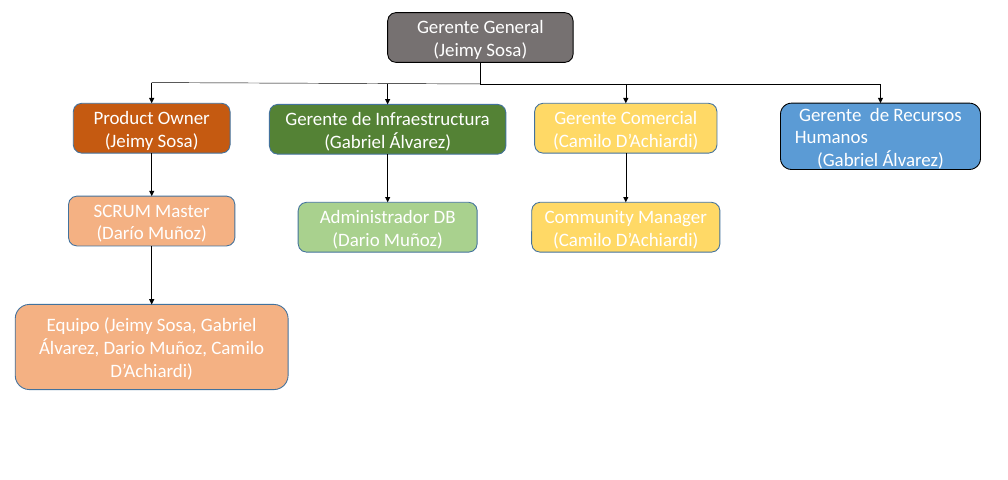
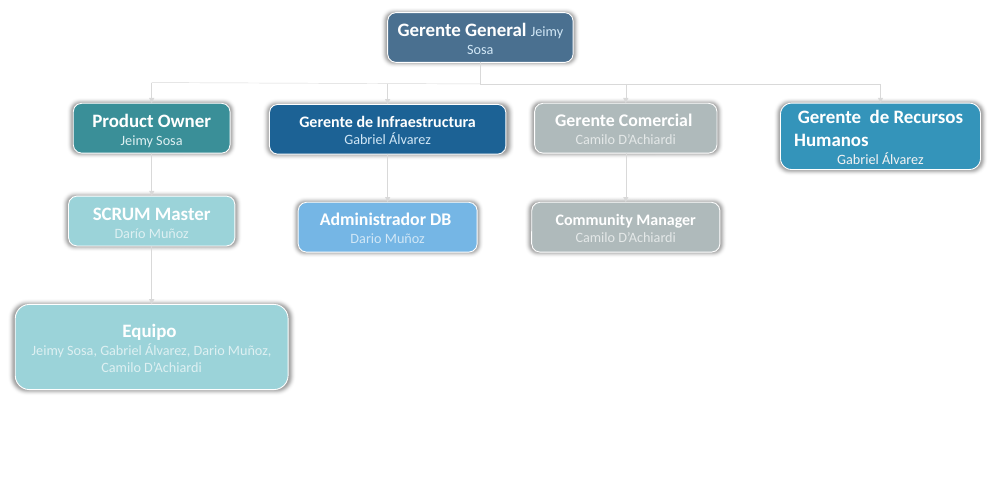
Before and after one commit to jrsosago/HPS, a slide deck: slide 1 of Gerencia del Proyecto/Roles/OrganigramaEquipo.pptx. Drawn at 1008x480 pixels with LibreOffice and Linux fonts; fonts in the diff are those of the drawing. Boxes give left, top, right and bottom in pixels: in the first picture for what was removed or moved away, otherwise in the second. Text is boxed around its words. In the diff, an @@ line names an element or a change of style, - is before the commit and + after.

```diff
--- a/Gerencia del Proyecto/Roles/OrganigramaEquipo.pptx
+++ b/Gerencia del Proyecto/Roles/OrganigramaEquipo.pptx
@@ rounded rectangle "Gerente General Jeimy Sosa" at <box>388,13,573,63</box>: fill #767171 to #4A7090; outline #000000 1 pt to #FFFFFF 1 pt; shadow on @@
@@ text in rounded rectangle at <box>398,22,563,54</box>: text changed; bold on @@
-Gerente General (Jeimy Sosa)
+Gerente General Jeimy Sosa
@@ line (481, 84) - (152, 83): stroke #000000 0.5 pt to #D9D9D9 0.5 pt @@
@@ arrow (152, 83) - (152, 103): stroke #000000 0.5 pt to #D9D9D9 0.5 pt @@
@@ arrow (388, 84) - (388, 104): stroke #000000 0.5 pt to #D9D9D9 0.5 pt @@
@@ line (481, 63) - (481, 84): stroke #000000 0.5 pt to #D9D9D9 0.5 pt @@
@@ line (481, 84) - (881, 84): stroke #000000 0.5 pt to #D9D9D9 0.5 pt @@
@@ arrow (626, 84) - (626, 103): stroke #000000 0.5 pt to #D9D9D9 0.5 pt @@
@@ arrow (881, 84) - (881, 103): stroke #000000 0.5 pt to #D9D9D9 0.5 pt @@
@@ rounded rectangle "Product Owner Jeimy Sosa" at <box>74,103,230,153</box>: fill #C55A11 to #3A8F98; outline #43739E 1 pt to #FFFFFF 1 pt; shadow on @@
@@ text in rounded rectangle at <box>92,113,211,148</box>: text changed; bold on @@
-Product Owner (Jeimy Sosa)
+Product Owner Jeimy Sosa
@@ rounded rectangle "Gerente de Infraestructura" at <box>269,104,506,154</box>: fill #548235 to #1D6294; outline #43739E 1 pt to #FFFFFF 1 pt; shadow on @@
@@ text in rounded rectangle at <box>299,115,476,144</box>: text changed; size 21.3 to 18 pt; bold on @@
-Gerente de Infraestructura (Gabriel Álvarez)
+Gerente de Infraestructura
+Gabriel Álvarez
@@ rounded rectangle "Gerente Comercial" at <box>534,103,717,153</box>: fill #FFD966 to #AFBABB; outline #43739E 1 pt to #FFFFFF 1 pt; shadow on @@
@@ text in rounded rectangle at <box>555,114,692,144</box>: text changed; size 21.3 to 20 pt; bold on @@
-Gerente Comercial (Camilo D’Achiardi)
+Gerente Comercial
+Camilo D’Achiardi
@@ rounded rectangle "Gerente de Recursos Humanos Gabriel ..." at <box>780,103,980,170</box>: fill #5B9BD5 to #3494BA; outline #000000 1 pt to #FFFFFF 1 pt; shadow on @@
@@ text in rounded rectangle at <box>794,109,964,164</box>: text changed; bold on @@
-Gerente de Recursos Humanos (Gabriel Álvarez)
+Gerente de Recursos Humanos Gabriel Álvarez
@@ arrow (152, 153) - (152, 196): stroke #000000 0.5 pt to #D9D9D9 0.5 pt @@
@@ arrow (388, 154) - (388, 202): stroke #000000 0.5 pt to #D9D9D9 0.5 pt @@
@@ arrow (626, 153) - (626, 202): stroke #000000 0.5 pt to #D9D9D9 0.5 pt @@
@@ rounded rectangle "SCRUM Master Darío Muñoz" at <box>68,196,235,246</box>: fill #F4B183 to #9BD3D9; outline #43739E 1 pt to #FFFFFF 1 pt; shadow on @@
@@ text in rounded rectangle at <box>93,208,211,238</box>: text changed; bold on @@
-SCRUM Master (Darío Muñoz)
+SCRUM Master Darío Muñoz
@@ rounded rectangle "Administrador DB" at <box>298,202,477,252</box>: fill #A9D18E to #75B6E5; outline #43739E 1 pt to #FFFFFF 1 pt; shadow on @@
@@ rounded rectangle "Community Manager Camilo D’Achiardi" at <box>532,202,720,252</box>: fill #FFD966 to #AFBABB; outline #43739E 1 pt to #FFFFFF 1 pt; shadow on @@
@@ text in rounded rectangle at <box>320,212,451,243</box>: text changed; size 21.3 to 20 pt; bold on @@
-Administrador DB (Dario Muñoz)
+Administrador DB
+Dario Muñoz
@@ text in rounded rectangle at <box>556,214,695,242</box>: text changed; size 21.3 to 18 pt; bold on @@
-Community Manager (Camilo D’Achiardi)
+Community Manager Camilo D’Achiardi
@@ arrow (152, 246) - (152, 305): stroke #000000 0.5 pt to #D9D9D9 0.5 pt @@
@@ rounded rectangle "Equipo" at <box>15,305,288,390</box>: fill #F4B183 to #9BD3D9; outline #43739E 1 pt to #FFFFFF 1 pt; shadow on @@
@@ text in rounded rectangle at <box>32,324,271,372</box>: text changed; size 21.3 to 16 pt; text colour #FFFFFF to #DEF0F2 @@
-Equipo (Jeimy Sosa, Gabriel Álvarez, Dario Muñoz, Camilo D’Achiardi)
+Equipo
+Jeimy Sosa, Gabriel Álvarez, Dario Muñoz, Camilo D’Achiardi
```
Also in this commit, not shown: 22 other files.
